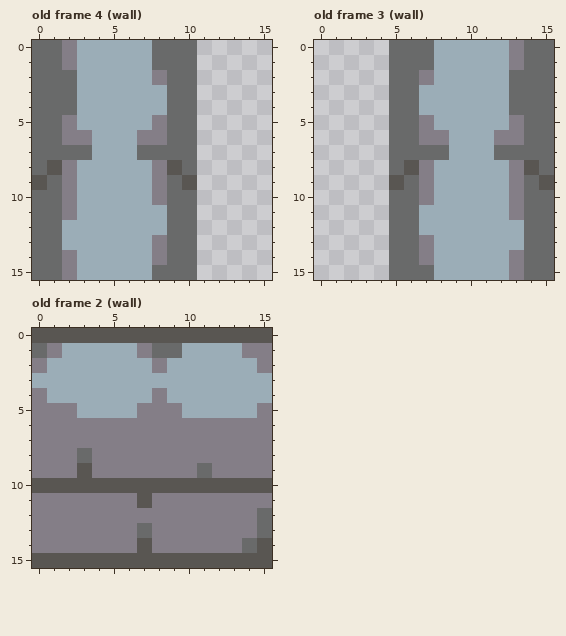
A pixel-art file gets an edit: Textures/background/background.ase. This is how it looked before the edit.
16x16 pixels, 4 frames. Shown: old frame 4 (wall), old frame 3 (wall), old frame 2 (wall). The commit also changed other frames, which this record leaves out.
The result:
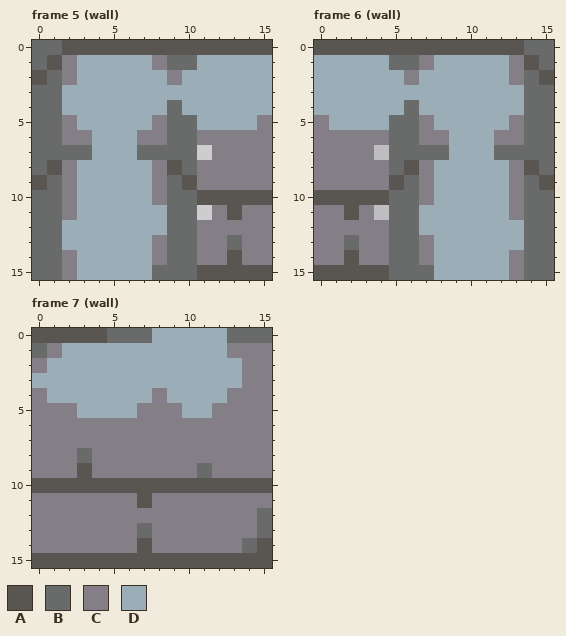
Palette (. is transparent): A #595652  B #696a6a  C #847e87  D #9badb7
A new or re-ordered frame is compared with the old frame closest to it.
Change:
frames 4 -> 9
Frame 5 (wall) is new; against old frame 4 (wall):
There is now colour A in row 0 at x 11 to 15; in row 10 at x 11 to 15; in row 11 at x 13; in row 14 at x 13; in row 15 at x 11 to 15.
The edit turns colour B into colour A in row 0 at x 8 to 10; in row 1 at x 1; in row 2 at x 0.
The edit turns colour C into colour A in row 0 at x 2.
The edit turns colour D into colour A in row 0 at x 3 to 7.
There is now colour B in row 13 at x 13.
There is now colour C in row 5 at x 15; in row 6 at x 11 to 15; in row 7 at x 12 to 15; in rows 8 to 9 at x 11 to 15; in row 11 at x 12 and 14 to 15; in row 12 at x 11 to 15.
There is now colour C in rows 13 to 14 at x 11 to 12 and 14 to 15.
The edit turns colour B into colour C in row 1 at x 8; in row 2 at x 2 and 9.
There is now colour D in rows 1 to 4 at x 11 to 15; in row 5 at x 11 to 14.
The edit turns colour B into colour D in row 2 at x 10; in row 3 at x 2 and 9 to 10; in row 4 at x 2 and 10.
The edit turns colour C into colour D in row 2 at x 8.
Frame 6 (wall) is new; against old frame 3 (wall):
There is now colour A in row 0 at x 0 to 4; in row 10 at x 0 to 4; in row 11 at x 2; in row 14 at x 2; in row 15 at x 0 to 4.
The edit turns colour B into colour A in row 0 at x 5 to 7; in row 1 at x 14; in row 2 at x 15.
The edit turns colour C into colour A in row 0 at x 13.
The edit turns colour D into colour A in row 0 at x 8 to 12.
There is now colour B in row 13 at x 2.
There is now colour C in row 5 at x 0; in row 6 at x 0 to 4; in row 7 at x 0 to 3; in rows 8 to 9 at x 0 to 4; in row 11 at x 0 to 1 and 3; in row 12 at x 0 to 4.
There is now colour C in rows 13 to 14 at x 0 to 1 and 3 to 4.
The edit turns colour B into colour C in row 1 at x 7; in row 2 at x 6 and 13.
There is now colour D in rows 1 to 4 at x 0 to 4; in row 5 at x 1 to 4.
The edit turns colour B into colour D in row 2 at x 5; in row 3 at x 5 to 6 and 13; in row 4 at x 5 and 13.
The edit turns colour C into colour D in row 2 at x 7.
Frame 7 (wall) is new; against old frame 2 (wall):
The edit turns colour A into colour B in row 0 at x 5 to 7 and 13 to 15.
The edit turns colour D into colour C in row 1 at x 13; in row 2 at x 14; in row 3 at x 14 to 15; in row 4 at x 13 to 15; in row 5 at x 12 to 14.
The edit turns colour A into colour D in row 0 at x 8 to 12.
The edit turns colour B into colour D in row 1 at x 8 to 9.
The edit turns colour C into colour D in row 1 at x 7; in row 2 at x 8.
Changed places in both pictures, as pixel boxes (x1, y1, x2, y2):
changed: (32, 40, 272, 280)
changed: (314, 40, 554, 280)
changed: (107, 328, 272, 418)
